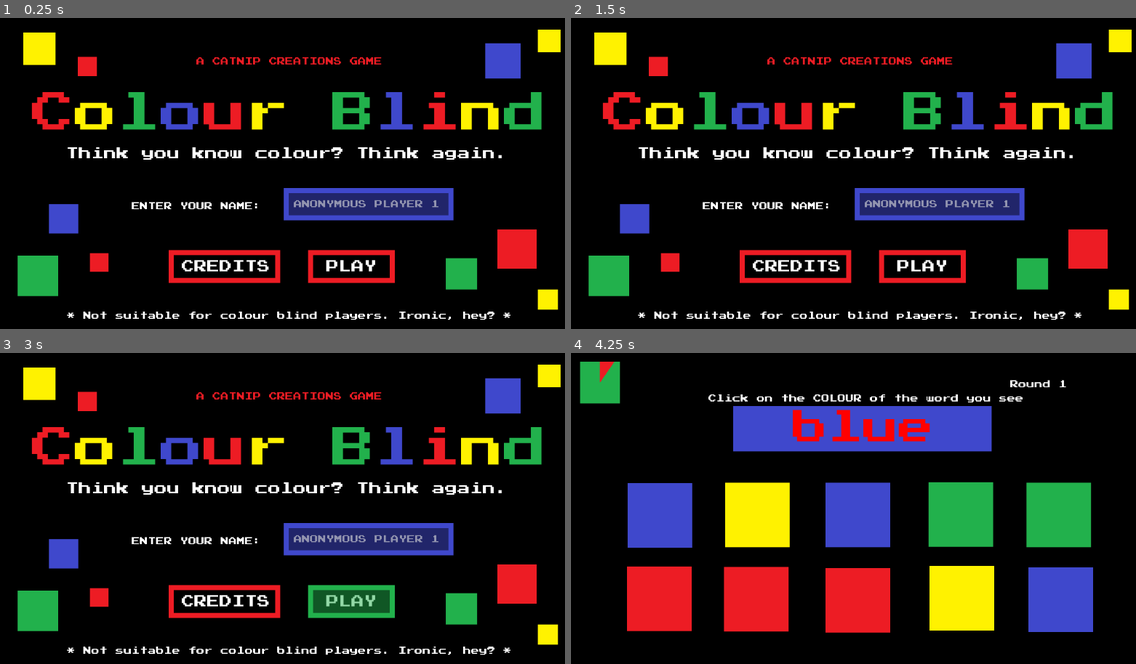
Above: before the commit, frames 1-4 (two rows, left to right).
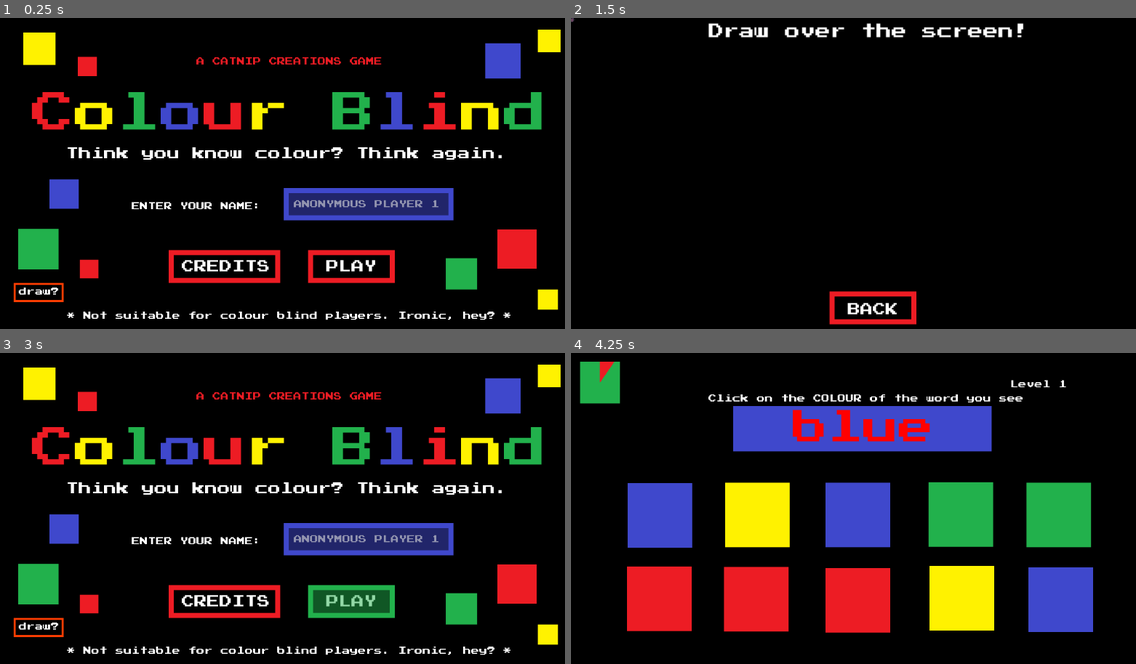
Above: after the commit, the same moments.

Repository: kwrightsk/game-jam-january-2026
Game: Godot game, scene res://Scenes/title_screen.tscn
The game is run twice, just before and just after one commit, with the same random seed, the same clock (stepped at 60 frames per second) and the same inputs.
Inputs (mouse positions are in pixels of both pictures, inside the frame that each line leads up to):
- Up to frame 1 (0.25 s): no input
- Up to frame 2 (1.5 s): click (938, 204) at 0.52 s; type "Alex" at 0.6 s; click (610, 291) at 1.25 s, where only the run after the commit has a clickable "draw?"
- Up to frame 3 (3 s): click (299, 645) at 2 s, where only the run after the commit has a clickable "BACK"; click "PLAY" at 2.75 s
- Up to frame 4 (4.25 s): move the mouse to (864, 427) at 3.52 s; press the mouse at (864, 427) at 3.53 s

The runs differ from the first frame. In frame 1, 2.5% of the frame differs, in the area x 2-20%, y 51-92%; in frame 2, 19%, in the area x 0-100%, y 0-99%; in frame 3, 2.5%; in frame 4, less than 0.1%.

Commit message:
added last page

Diff:
--- a/Scenes/colour_picker.tscn
+++ b/Scenes/colour_picker.tscn
@@ -41,4 +41,4 @@
 offset_right = 1075.0
 offset_bottom = 85.0
 theme_override_fonts/font = ExtResource("2_l1jtp")
-text = "Round:"
+text = "Level:"
--- a/Scenes/colouring_book.tscn
+++ b/Scenes/colouring_book.tscn
@@ -1,10 +1,28 @@
-[gd_scene load_steps=6 format=3 uid="uid://djxt5qfv25rsi"]
+[gd_scene load_steps=10 format=3 uid="uid://djxt5qfv25rsi"]
 
 [ext_resource type="Script" path="res://scripts/colouring_book.gd" id="1_45ish"]
-[ext_resource type="PackedScene" uid="uid://bl5wnl1jid5jc" path="res://Scenes/colour_eater_bug.tscn" id="2_fofd4"]
+[ext_resource type="PackedScene" uid="uid://bgieqepxmb3aq" path="res://Scenes/colour_eater_bug.tscn" id="2_fofd4"]
 [ext_resource type="PackedScene" uid="uid://id30r6jh5ic6" path="res://Scenes/paint.tscn" id="2_vs0pb"]
 [ext_resource type="FontFile" uid="uid://boafiido6lxpb" path="res://assets/PressStart2P.ttf" id="3_xinx8"]
 [ext_resource type="PackedScene" uid="uid://qh5j8imflq6k" path="res://Scenes/paintbrush_cursor.tscn" id="5_hatgv"]
+[ext_resource type="AudioStream" uid="uid://ce8ms38wc0phf" path="res://assets/sound_click.wav" id="6_x65gm"]
+[ext_resource type="AudioStream" uid="uid://b5yusuabt1q8v" path="res://assets/03_level_forest.mp3" id="7_asai7"]
+
+[sub_resource type="StyleBoxFlat" id="StyleBoxFlat_pkwln"]
+bg_color = Color(0.6, 0.6, 0.6, 0)
+border_width_left = 10
+border_width_top = 10
+border_width_right = 10
+border_width_bottom = 10
+border_color = Color(0.929412, 0.109804, 0.141176, 1)
+
+[sub_resource type="StyleBoxFlat" id="StyleBoxFlat_rgup0"]
+bg_color = Color(0.247059, 0.282353, 0.796078, 0.490196)
+border_width_left = 10
+border_width_top = 10
+border_width_right = 10
+border_width_bottom = 10
+border_color = Color(0.247059, 0.282353, 0.796078, 1)
 
 [node name="ColouringBook" type="Node2D"]
 script = ExtResource("1_45ish")
@@ -64,5 +82,63 @@
 
 [node name="PaintbrushCursor" parent="." instance=ExtResource("5_hatgv")]
 
+[node name="BackButton" type="TextureButton" parent="."]
+offset_left = 512.0
+offset_top = 545.0
+offset_right = 683.0
+offset_bottom = 610.0
+
+[node name="RichTextLabel4" type="RichTextLabel" parent="BackButton"]
+texture_filter = 1
+layout_mode = 1
+anchors_preset = 8
+anchor_left = 0.5
+anchor_top = 0.5
+anchor_right = 0.5
+anchor_bottom = 0.5
+offset_left = -49.5
+offset_top = -12.5
+offset_right = 50.5
+offset_bottom = 13.5
+grow_horizontal = 2
+grow_vertical = 2
+theme_override_fonts/normal_font = ExtResource("3_xinx8")
+theme_override_font_sizes/normal_font_size = 25
+text = "BACK"
+
+[node name="Panel" type="Panel" parent="BackButton"]
+layout_mode = 1
+anchors_preset = -1
+anchor_left = -3.412
+anchor_top = -2.669
+anchor_right = -3.412
+anchor_bottom = -2.669
+offset_left = 583.452
+offset_top = 170.485
+offset_right = 755.452
+offset_bottom = 235.485
+mouse_filter = 1
+theme_override_styles/panel = SubResource("StyleBoxFlat_pkwln")
+
+[node name="Panel2" type="Panel" parent="BackButton"]
+visible = false
+layout_mode = 0
+offset_top = -3.0
+offset_right = 172.0
+offset_bottom = 62.0
+mouse_filter = 2
+theme_override_styles/panel = SubResource("StyleBoxFlat_rgup0")
+
+[node name="AudioStreamPlayer" type="AudioStreamPlayer" parent="BackButton"]
+stream = ExtResource("6_x65gm")
+
+[node name="AudioStreamPlayer" type="AudioStreamPlayer" parent="."]
+stream = ExtResource("7_asai7")
+autoplay = true
+parameters/looping = true
+
 [connection signal="timeout" from="BugSpawnTimer" to="." method="_on_bug_spawn_timer_timeout"]
 [connection signal="timeout" from="MinigameTimer" to="." method="_on_minigame_timer_timeout"]
+[connection signal="mouse_entered" from="BackButton" to="." method="_on_back_button_mouse_entered"]
+[connection signal="mouse_exited" from="BackButton" to="." method="_on_back_button_mouse_exited"]
+[connection signal="pressed" from="BackButton" to="." method="_on_back_button_pressed"]
--- a/Scenes/main_level.tscn
+++ b/Scenes/main_level.tscn
@@ -1,5 +1,4 @@
 [gd_scene load_steps=10 format=3 uid="uid://qkg5k1hckfiy"]
-
 
 [ext_resource type="Script" path="res://scripts/main_level.gd" id="1_h5yc7"]
 [ext_resource type="PackedScene" uid="uid://kdkv3jlo2bps" path="res://Scenes/colour_picker.tscn" id="1_ttbch"]
--- a/Scenes/simon_says_level.tscn
+++ b/Scenes/simon_says_level.tscn
@@ -26,7 +26,7 @@
 offset_right = 1075.0
 offset_bottom = 85.0
 theme_override_fonts/font = ExtResource("2_0cifk")
-text = "Round:"
+text = "Level:"
 
 [node name="Label2" type="Label" parent="."]
 offset_left = 279.0
--- a/Scenes/title_screen.tscn
+++ b/Scenes/title_screen.tscn
@@ -1,6 +1,4 @@
-
-[gd_scene load_steps=16 format=3 uid="uid://cbhmpky7sviob"]
-
+[gd_scene load_steps=18 format=3 uid="uid://cbhmpky7sviob"]
 
 [ext_resource type="FontFile" uid="uid://boafiido6lxpb" path="res://assets/PressStart2P.ttf" id="1_l2qgg"]
 [ext_resource type="Script" path="res://scripts/title_screen.gd" id="1_vtpvt"]
@@ -67,6 +65,22 @@
 border_width_right = 10
 border_width_bottom = 10
 border_color = Color(0.133333, 0.694118, 0.298039, 1)
+
+[sub_resource type="StyleBoxFlat" id="StyleBoxFlat_cgy2o"]
+bg_color = Color(0.929412, 0.109804, 0.141176, 0)
+border_width_left = 4
+border_width_top = 4
+border_width_right = 4
+border_width_bottom = 4
+border_color = Color(1, 0.239216, 0.00784314, 1)
+
+[sub_resource type="StyleBoxFlat" id="StyleBoxFlat_3t4t0"]
+bg_color = Color(0.886275, 0.329412, 0.12549, 0.490196)
+border_width_left = 4
+border_width_top = 4
+border_width_right = 4
+border_width_bottom = 4
+border_color = Color(1, 0.239216, 0.00784314, 1)
 
 [node name="TitleScreen" type="Node2D"]
 script = ExtResource("1_vtpvt")
@@ -316,7 +330,7 @@
 texture = ExtResource("6_74du3")
 
 [node name="GreenSquare" type="Sprite2D" parent="."]
-position = Vector2(75, 511)
+position = Vector2(76, 458)
 scale = Vector2(0.3125, 0.3125)
 texture = ExtResource("6_74du3")
 
@@ -326,7 +340,7 @@
 texture = ExtResource("4_5wapx")
 
 [node name="BlueSquare" type="Sprite2D" parent="."]
-position = Vector2(126, 398)
+position = Vector2(127, 349)
 scale = Vector2(0.226563, 0.226563)
 texture = ExtResource("4_5wapx")
 
@@ -341,7 +355,7 @@
 texture = ExtResource("3_gmxyc")
 
 [node name="RedSquare" type="Sprite2D" parent="."]
-position = Vector2(197, 485)
+position = Vector2(177, 498)
 scale = Vector2(0.144531, 0.144531)
 texture = ExtResource("3_gmxyc")
 
@@ -371,6 +385,61 @@
 stream = ExtResource("8_a7vwq")
 autoplay = true
 parameters/looping = true
+
+[node name="Draw" type="TextureButton" parent="."]
+offset_left = 28.0
+offset_top = 522.0
+offset_right = 122.0
+offset_bottom = 565.0
+mouse_filter = 1
+
+[node name="RichTextLabel4" type="RichTextLabel" parent="Draw"]
+texture_filter = 1
+layout_mode = 1
+anchors_preset = 8
+anchor_left = 0.5
+anchor_top = 0.5
+anchor_right = 0.5
+anchor_bottom = 0.5
+offset_left = -38.0
+offset_top = -9.5
+offset_right = 48.0
+offset_bottom = 15.5
+grow_horizontal = 2
+grow_vertical = 2
+mouse_filter = 1
+theme_override_fonts/normal_font = ExtResource("1_l2qgg")
+theme_override_font_sizes/normal_font_size = 16
+text = "draw?"
+
+[node name="Panel" type="Panel" parent="Draw"]
+layout_mode = 1
+anchors_preset = -1
+anchor_left = -3.412
+anchor_top = -2.669
+anchor_right = -3.412
+anchor_bottom = -2.669
+offset_left = 319.728
+offset_top = 117.767
+offset_right = 418.728
+offset_bottom = 155.767
+mouse_filter = 1
+theme_override_styles/panel = SubResource("StyleBoxFlat_cgy2o")
+
+[node name="Panel2" type="Panel" parent="Draw"]
+visible = false
+layout_mode = 1
+anchors_preset = -1
+anchor_left = -3.412
+anchor_top = -2.669
+anchor_right = -3.412
+anchor_bottom = -2.669
+offset_left = 319.728
+offset_top = 116.767
+offset_right = 419.728
+offset_bottom = 154.767
+mouse_filter = 1
+theme_override_styles/panel = SubResource("StyleBoxFlat_3t4t0")
 
 [connection signal="mouse_entered" from="CreditsButton" to="." method="_on_credits_button_mouse_entered"]
 [connection signal="mouse_exited" from="CreditsButton" to="." method="_on_credits_button_mouse_exited"]
@@ -378,3 +447,6 @@
 [connection signal="mouse_entered" from="PlayButton" to="." method="_on_play_button_mouse_entered"]
 [connection signal="mouse_exited" from="PlayButton" to="." method="_on_play_button_mouse_exited"]
 [connection signal="pressed" from="PlayButton" to="." method="_on_play_button_pressed"]
+[connection signal="mouse_entered" from="Draw" to="." method="_on_draw_mouse_entered"]
+[connection signal="mouse_exited" from="Draw" to="." method="_on_draw_mouse_exited"]
+[connection signal="pressed" from="Draw" to="." method="_on_draw_pressed"]
--- a/Scenes/word_color_picker.gd
+++ b/Scenes/word_color_picker.gd
@@ -31,7 +31,7 @@
 
 	matched = false
 	correct_word = ""
-	round.text = "Round "+ str(Globals.round)
+	round.text = "Level "+ str(Globals.round)
 	set_random_word()
 	rand_colours()
 
--- a/Scenes/word_color_picker.tscn
+++ b/Scenes/word_color_picker.tscn
@@ -27,7 +27,7 @@
 offset_right = 1075.0
 offset_bottom = 85.0
 theme_override_fonts/font = ExtResource("2_tqnll")
-text = "Round:"
+text = "Level:"
 
 [node name="Instruction" type="Label" parent="CanvasLayer"]
 anchors_preset = -1
--- a/Scenes/word_picker.gd
+++ b/Scenes/word_picker.gd
@@ -31,7 +31,7 @@
 
 	matched = false
 	selected_colour = ""
-	round.text = "Round "+ str(Globals.round)
+	round.text = "Level "+ str(Globals.round)
 	set_random_word()
 	rand_colours()
 
--- a/Scenes/word_picker.tscn
+++ b/Scenes/word_picker.tscn
@@ -25,7 +25,7 @@
 offset_right = 1075.0
 offset_bottom = 85.0
 theme_override_fonts/font = ExtResource("1_b7mhs")
-text = "Round:"
+text = "Level:"
 
 [node name="Instruction" type="Label" parent="CanvasLayer"]
 anchors_preset = -1
--- a/scripts/colour_picker.gd
+++ b/scripts/colour_picker.gd
@@ -37,7 +37,7 @@
 	#set new target colour
 	click_me.set_Colour(colours.pick_random())
 	selected_colour = click_me.get_Colour()
-	round.text = "Round "+ str(Globals.round)
+	round.text = "Level "+ str(Globals.round)
 	#randomize clickable colours
 	rand_colours()
 
--- a/scripts/colouring_book.gd
+++ b/scripts/colouring_book.gd
@@ -30,6 +30,9 @@
 	#bug_instance.rotatation_degrees = randf_range(-180, 180)
 	add_child(bug_instance)
 
-
 func _on_paint_child_entered_tree(node: Node) -> void:
 	pass
+
+func _on_back_button_pressed() -> void:
+	load("res://Scenes/title_screen.tscn")
+	get_tree().change_scene_to_file("res://Scenes/title_screen.tscn") # Replace with function body.
--- a/scripts/simon_says_level.gd
+++ b/scripts/simon_says_level.gd
@@ -51,7 +51,7 @@
 	for i in range(pattern_length):
 		pattern.append(pick_number())
 	print("Generated pattern: ", pattern, " (length: ", pattern.size(), ")")
-	round.text = "Round "+ str(Globals.round)
+	round.text = "Level "+ str(Globals.round)
 
 	#show the pattern
 	await show_pattern()
--- a/scripts/title_screen.gd
+++ b/scripts/title_screen.gd
@@ -4,6 +4,7 @@
 @onready var hover_play_button = $PlayButton/Panel2
 @onready var hover_credit_button = $CreditsButton/Panel2
 @onready var button_sound = $PlayButton/AudioStreamPlayer
+@onready var hover_draw_button = $Draw/Panel2
 
 # Called when the node enters the scene tree for the first time.
 func _ready() -> void:
@@ -49,3 +50,15 @@
 
 func _on_play_button_mouse_exited() -> void:
 	hover_play_button.visible = false
+
+
+func _on_draw_pressed() -> void:
+	load("res://Scenes/colouring_book.tscn")
+	get_tree().change_scene_to_file("res://Scenes/colouring_book.tscn") # Replace with function body.
+
+
+func _on_draw_mouse_entered() -> void:
+	hover_draw_button.visible = true
+
+func _on_draw_mouse_exited() -> void:
+	hover_draw_button.visible = false
Not shown: 1 places in Scenes/simon_says_level.tscn that only renumber resources
